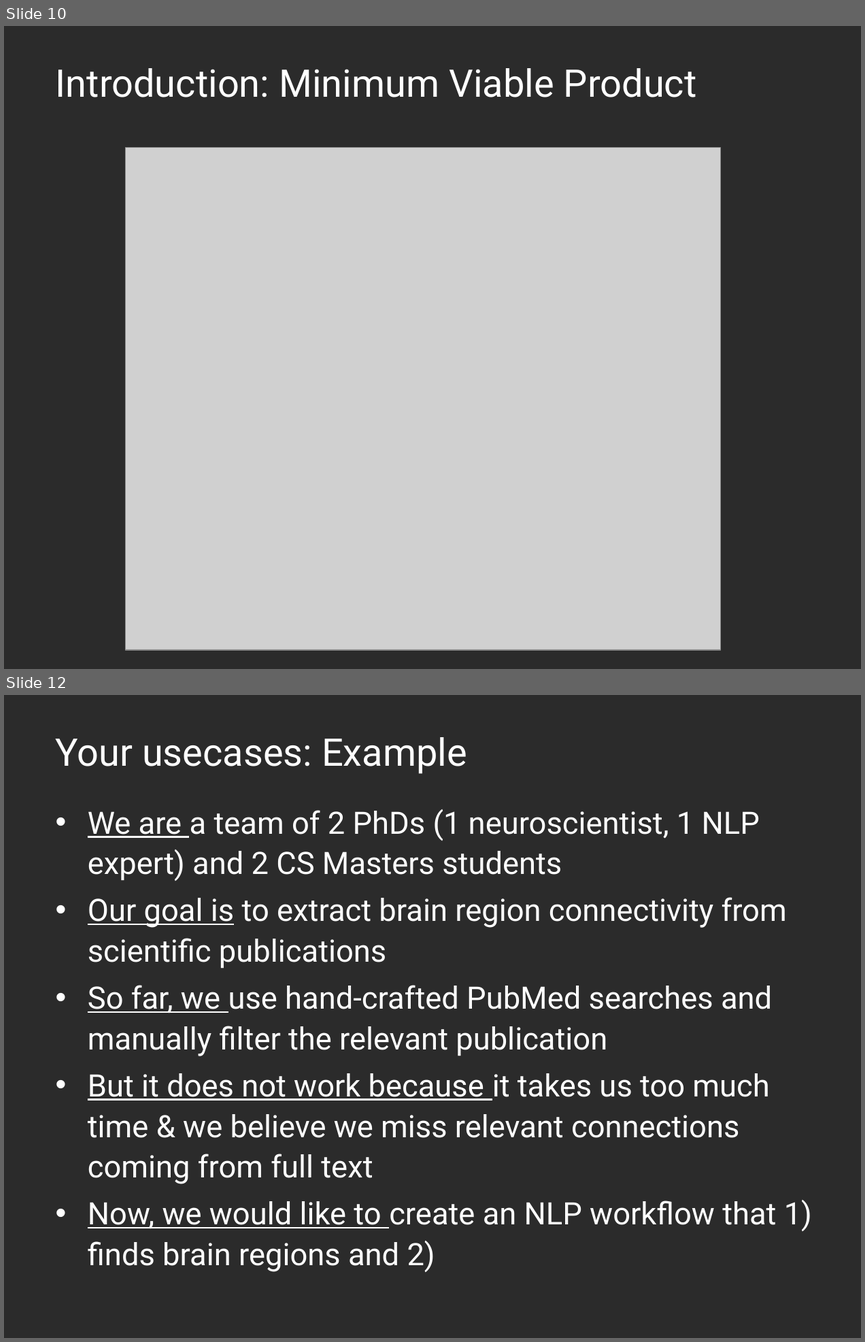
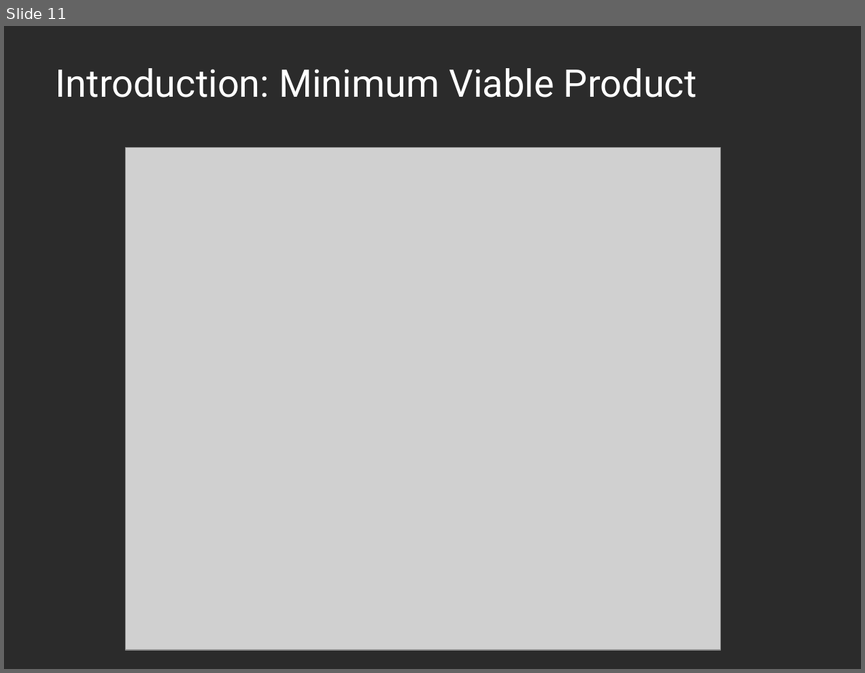
Before and after one commit to ElianeBlumer/text_mining_workshop, a slide deck: 20151126_epfl-library_text-mining.pptx. Shown one above the other, each under a label of ours: slides 10 and 12 before the commit, slide 11 after it; the slides between them are not shown. The pictures are 865x1342 and 865x673 pixels, drawn with LibreOffice and Linux fonts; fonts in the diff are those of the drawing; grey boxes stand for pictures; background and template pictures are left out; a plain dark background stands for a picture behind light text. Boxes give left, top, right and bottom in pixels: in the first picture for what was removed or moved away, otherwise in the second. Text is boxed around its words. In the diff, an @@ line names an element or a change of style, - is before the commit and + after.

```diff
--- a/20151126_epfl-library_text-mining.pptx
+++ b/20151126_epfl-library_text-mining.pptx
@@ slide 12 removed at <box>4,695,861,1338</box>, background picture (left out) @@
@@ title removed at <box>56,737,467,774</box> @@
-Your usecases: Example
@@ text removed at <box>88,809,812,1272</box> @@
-• We are a team of 2 PhDs (1 neuroscientist, 1 NLP expert) and 2 CS Masters students
-• Our goal is to extract brain region connectivity from scientific publications
-• So far, we use hand-crafted PubMed searches and manually filter the relevant publication
-• But it does not work because it takes us too much time & we believe we miss relevant connections coming from full text
-• Now, we would like to create an NLP workflow that 1) finds brain regions and 2)
@@ what was slide 10 is now slide 11 @@
```
Also in this commit, not shown: 2 slides changed, 3 slides added, 3 other slides removed, 17 other files.
